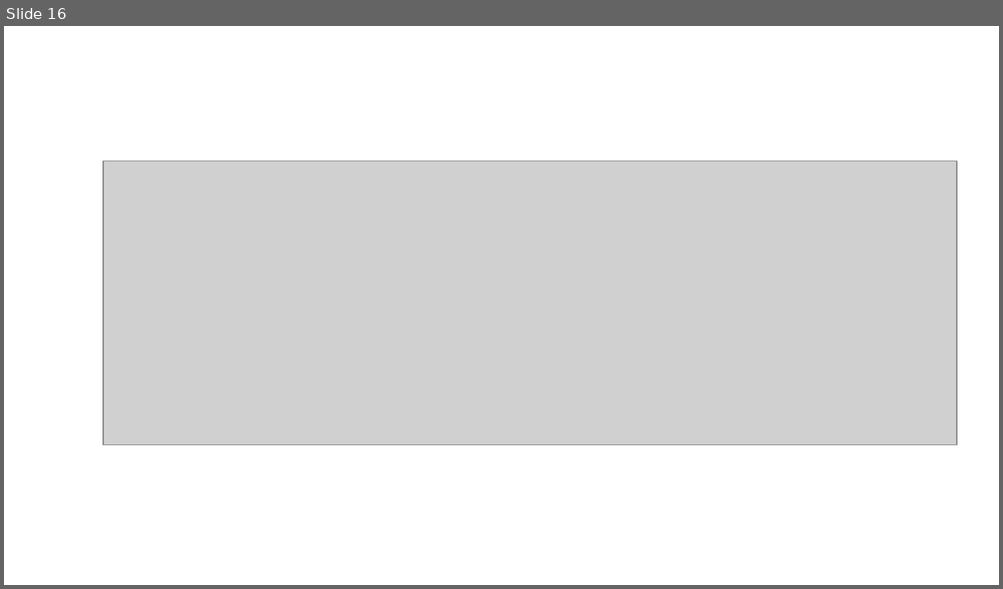
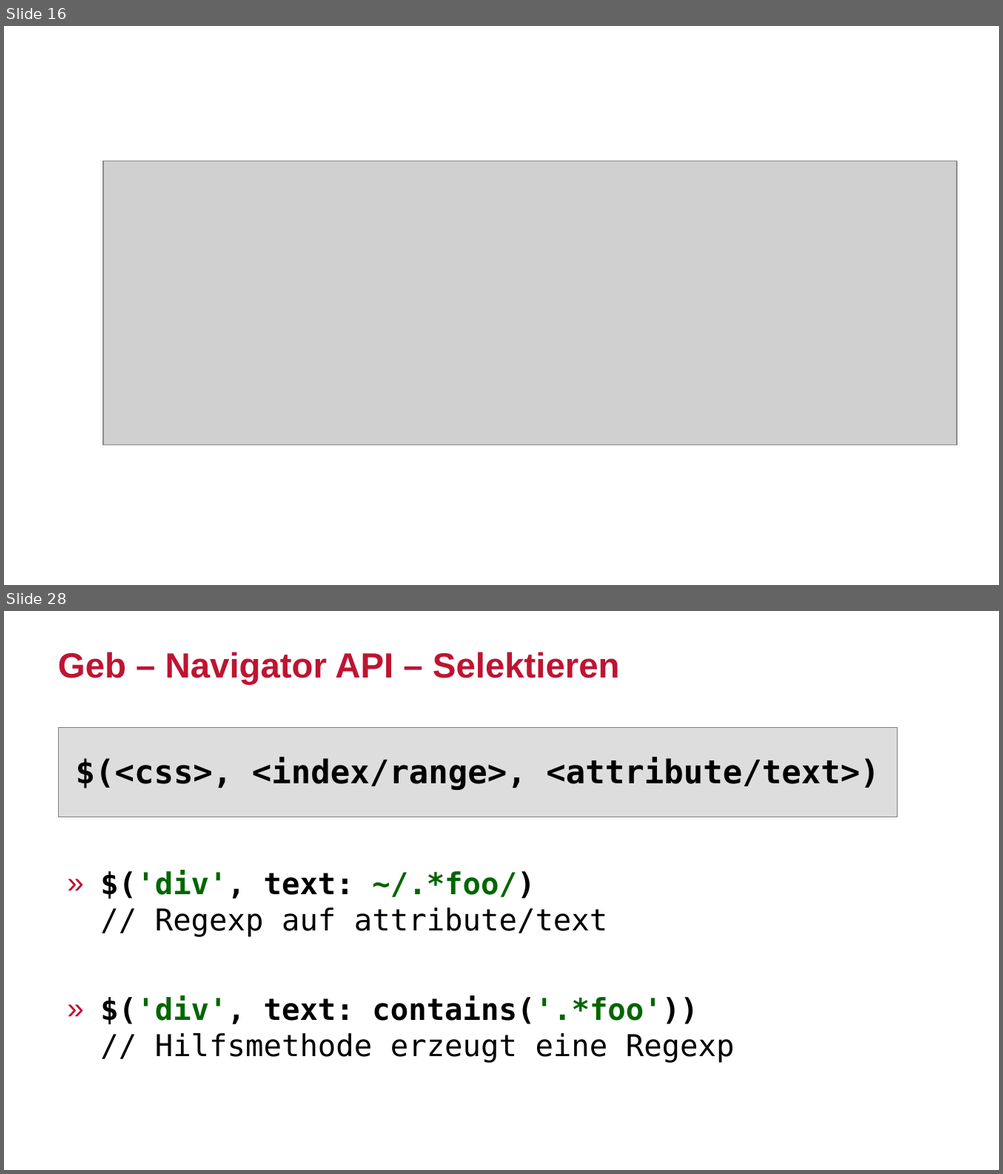
Before and after one commit to sclassen/sessions, a slide deck: javaland2017/ui-tests-with-geb/slides.odp. Shown one above the other, each under a label of ours: slide 16 before the commit, slides 16 and 28 after it; the slides between them are not shown. The pictures are 1003x589 and 1003x1174 pixels, drawn with LibreOffice and Linux fonts; fonts in the diff are those of the drawing; grey boxes stand for pictures; background and template pictures are left out. Boxes give left, top, right and bottom in pixels: in the first picture for what was removed or moved away, otherwise in the second. Text is boxed around its words. In the diff, an @@ line names an element or a change of style, - is before the commit and + after.

```diff
--- a/javaland2017/ui-tests-with-geb/slides.odp
+++ b/javaland2017/ui-tests-with-geb/slides.odp
@@ slide 28 added at <box>4,611,999,1170</box>, background #FFFFFF @@
@@ title added at <box>58,652,620,684</box>, 28 pt, text #BE1432, bold @@
+Geb – Navigator API – Selektieren
@@ rectangle added at <box>58,727,897,817</box>, fill #DDDDDD, outline #808080 0 pt @@
@@ text added at <box>76,758,879,790</box>, 26 pt, text #000000, bold @@
+$(<css>, <index/range>, <attribute/text>)
@@ text added at <box>100,870,734,1062</box>, 24 pt, text #000000 @@
+» $('div', text: ~/.*foo/)
+  // Regexp auf attribute/text
+» $('div', text: contains('.*foo'))
+  // Hilfsmethode erzeugt eine Regexp
```
Also in this commit, not shown: 11 slides changed, 14 other slides added.
